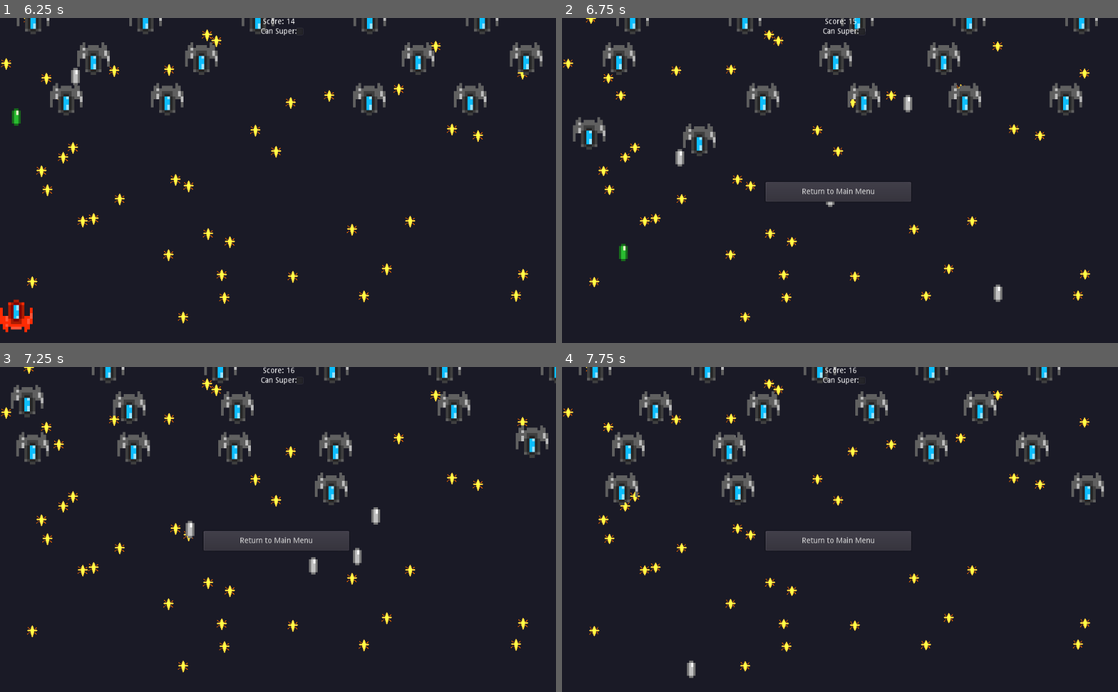
Above: before the commit, frames 1-4 (two rows, left to right).
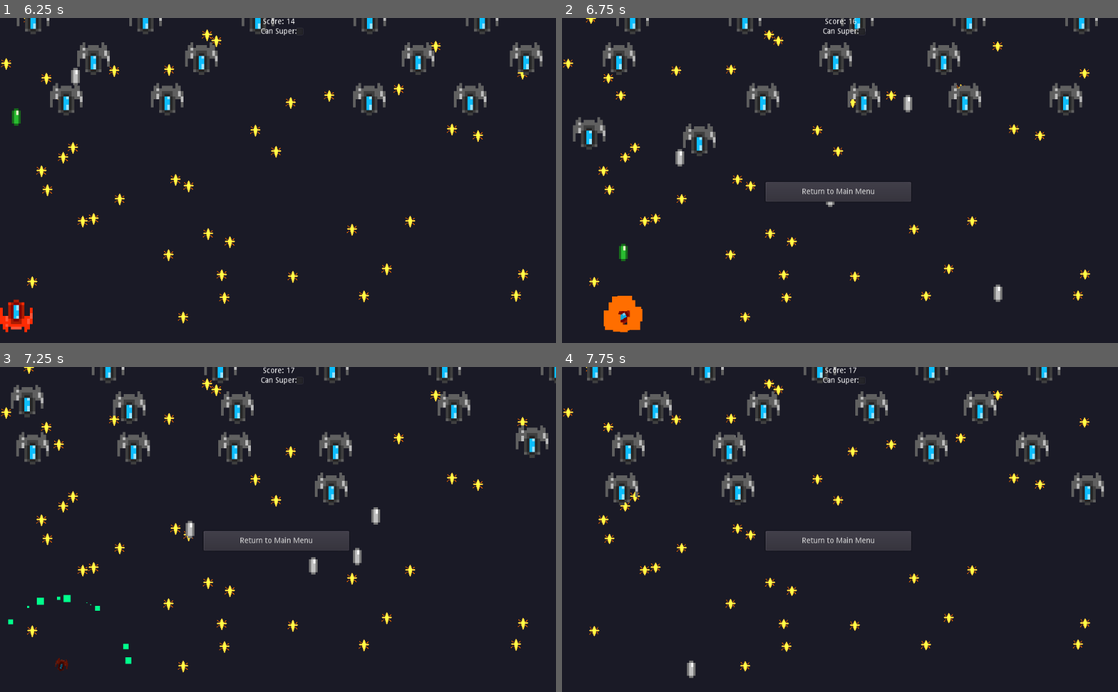
Above: after the commit, the same moments.

Repository: PandorasGit/LudumDare51Submission
Game: Godot game, scene res://MainMenu/MainMenu.tscn
Same seed, same stepped clock (60 frames per second), same inputs: the game is played once before the commit and once after it.
Inputs:
- Up to frame 1 (6.25 s): click "Start Game" at 0.5 s; hold D (move_right) 1.28-2.03 s; tap Space (shoot) every 0.75 s from 1.35 to 5.85 s; hold A (move_left) 2.03-2.78 s; hold D (move_right) 2.78-4.28 s; hold A (move_left) from 4.28 s (still down)
- Up to frame 2 (6.75 s): release A (move_left) at 6.53 s; hold D (move_right) from 6.53 s (still down); tap Space (shoot) at 6.6 s
- Up to frame 3 (7.25 s): keep holding D (move_right)
- Up to frame 4 (7.75 s): keep holding D (move_right); tap Space (shoot) at 7.35 s

Frame 1 is identical in both runs. In frame 2, 0.6% of the frame differs, in the area x 7-53%, y 0-97%; in frame 3, 0.2%; in frame 4, less than 0.1%.

Commit message:
Add player death animation

Diff:
--- a/project/Enemy/Enemy.gd
+++ b/project/Enemy/Enemy.gd
@@ -7,7 +7,7 @@
 var _has_fired := false
 
 
-
+onready var _collider := find_node("Collider")
 onready var _reload_timer := find_node("ReloadTimer")
 onready var despawn_timer := find_node("DespawnTimer")
 onready var _death_tween := find_node("DeathTween")
@@ -20,9 +20,9 @@
 	# warning-ignore:return_value_discarded
 	_reload_timer.connect("timeout", self, "_on_reload_timer_timeout")
 	# warning-ignore:return_value_discarded
-	despawn_timer.connect("timeout", self, "on_despawn_timer_timeout")
+	despawn_timer.connect("timeout", self, "_on_despawn_timer_timeout")
 	# warning-ignore:return_value_discarded
-	_death_timer.connect("timeout", self, "on_death_timer_timeout")
+	_death_timer.connect("timeout", self, "_on_death_timer_timeout")
 
 
 func _physics_process(_delta) -> void:
@@ -41,17 +41,17 @@
 	_has_fired = false
 
 
-func on_despawn_timer_timeout() -> void:
+func _on_despawn_timer_timeout() -> void:
 	queue_free()
 
 
-func on_death_timer_timeout() -> void:
+func _on_death_timer_timeout() -> void:
 	queue_free()
 
 
 
 func _die() -> void:
-	remove_from_group("target")
+	_collider.disabled = true
 	_death_tween.interpolate_property(_sprite, "modulate",
 		Color("ffffff"), Color("000000"), 0.1,
 		Tween.TRANS_LINEAR, Tween.EASE_IN_OUT)
--- a/project/Enemy/Enemy.tscn
+++ b/project/Enemy/Enemy.tscn
@@ -42,9 +42,8 @@
 collision_layer = 2
 script = ExtResource( 2 )
 
-[node name="CollisionShape2D" type="CollisionShape2D" parent="."]
+[node name="Collider" type="CollisionShape2D" parent="."]
 position = Vector2( -0.5, 0.5 )
-scale = Vector2( 1, 1 )
 shape = SubResource( 1 )
 
 [node name="Sprite" type="Sprite" parent="."]
--- a/project/Player/Player.gd
+++ b/project/Player/Player.gd
@@ -11,10 +11,15 @@
 var _super_bullet_id := 2
 var _has_fired := false
 var _has_supered := false
-
+var _is_alive := true
 
 onready var _reload_timer := find_node("ReloadTimer")
 onready var _super_timer := find_node("SuperTimer")
+onready var _collider := find_node("Collider")
+onready var _death_tween := find_node("DeathTween")
+onready var _sprite := find_node("Sprite")
+onready var _death_particles := find_node("DeathParticles")
+onready var _death_timer := find_node("DeathAnimationTimer")
 
 
 func _ready() -> void:
@@ -22,12 +27,15 @@
 	_reload_timer.connect("timeout", self, "_on_reload_timer_timeout")
 	# warning-ignore:return_value_discarded
 	_super_timer.connect("timeout", self, "_on_super_timer_timeout")
+	# warning-ignore:return_value_discarded
+	_death_timer.connect("timeout", self, "_on_death_timer_timeout")
 
 
 func _physics_process(_delta: float) -> void:
-	var x_movement := _get_x_input()
-	_velocity = move_and_slide(Vector2(x_movement, 0) * _speed, Vector2.UP)
-	_shoot()
+	if _is_alive:
+		var x_movement := _get_x_input()
+		_velocity = move_and_slide(Vector2(x_movement, 0) * _speed, Vector2.UP)
+		_shoot()
 
 
 func _shoot() -> void:
@@ -65,4 +73,24 @@
 
 
 func _on_killed() -> void:
+	_is_alive = false
+	_die()
+	_death_timer.start()
+
+func _on_death_timer_timeout() -> void:
 	queue_free()
+
+func _die() -> void:
+	_collider.disabled = true
+	_death_tween.interpolate_property(_sprite, "modulate",
+		Color("ffffff"), Color("000000"), 1,
+		Tween.TRANS_LINEAR, Tween.EASE_IN_OUT)
+	_death_tween.interpolate_property(_sprite, "rotation",
+		0, 360, 10,
+		Tween.TRANS_LINEAR, Tween.EASE_IN_OUT)
+	_death_tween.interpolate_property(_sprite, "scale",
+		Vector2(5,5), Vector2(0,0), 1,
+		Tween.TRANS_LINEAR, Tween.EASE_IN_OUT)
+	_death_particles.emitting = true
+	_death_tween.start()
+	_death_timer.start()
--- a/project/Player/Player.tscn
+++ b/project/Player/Player.tscn
@@ -1,20 +1,28 @@
-[gd_scene load_steps=4 format=2]
+[gd_scene load_steps=6 format=2]
 
 [ext_resource path="res://Player/player.png" type="Texture" id=1]
 [ext_resource path="res://Player/Player.gd" type="Script" id=2]
 
 [sub_resource type="RectangleShape2D" id=1]
-extents = Vector2( 6, 6 )
+extents = Vector2( 30, 30 )
+
+[sub_resource type="Curve" id=2]
+_data = [ Vector2( 0, 1 ), 0.0, 0.0, 0, 0, Vector2( 0.984375, 0.194318 ), 0.0, 0.0, 0, 0 ]
+
+[sub_resource type="Curve" id=3]
+min_value = 0.5
+max_value = 0.51
+_data = [ Vector2( 0, -0.634091 ), 0.0, -0.997403, 0, 0, Vector2( 1, -1 ), -5.09091, 0.0, 0, 0 ]
 
 [node name="Player" type="KinematicBody2D" groups=["target"]]
-scale = Vector2( 5, 5 )
 collision_mask = 0
 script = ExtResource( 2 )
 
-[node name="CollisionShape2D" type="CollisionShape2D" parent="."]
+[node name="Collider" type="CollisionShape2D" parent="."]
 shape = SubResource( 1 )
 
 [node name="Sprite" type="Sprite" parent="."]
+scale = Vector2( 5, 5 )
 texture = ExtResource( 1 )
 
 [node name="ReloadTimer" type="Timer" parent="."]
@@ -22,3 +30,32 @@
 
 [node name="SuperTimer" type="Timer" parent="."]
 wait_time = 10.0
+
+[node name="ShootParticles" type="CPUParticles2D" parent="."]
+position = Vector2( 0, -6 )
+emitting = false
+explosiveness = 1.0
+direction = Vector2( 0, -1 )
+spread = 27.69
+gravity = Vector2( 0, 0 )
+initial_velocity = 20.0
+color = Color( 0.321569, 0.482353, 0.247059, 1 )
+
+[node name="DeathTween" type="Tween" parent="."]
+
+[node name="DeathAnimationTimer" type="Timer" parent="."]
+wait_time = 2.0
+
+[node name="DeathParticles" type="CPUParticles2D" parent="."]
+emitting = false
+amount = 20
+one_shot = true
+explosiveness = 1.0
+spread = 180.0
+gravity = Vector2( 0, 0 )
+initial_velocity = 200.0
+scale_amount = 40.0
+scale_amount_random = 1.0
+scale_amount_curve = SubResource( 2 )
+color = Color( 0.423529, 0.0823529, 0.776471, 1 )
+hue_variation_curve = SubResource( 3 )
